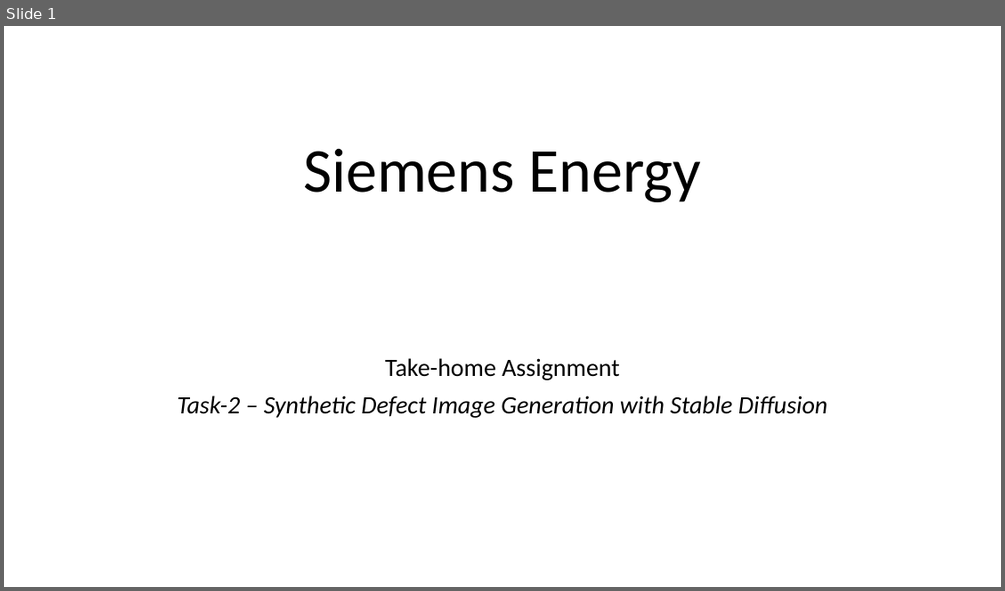
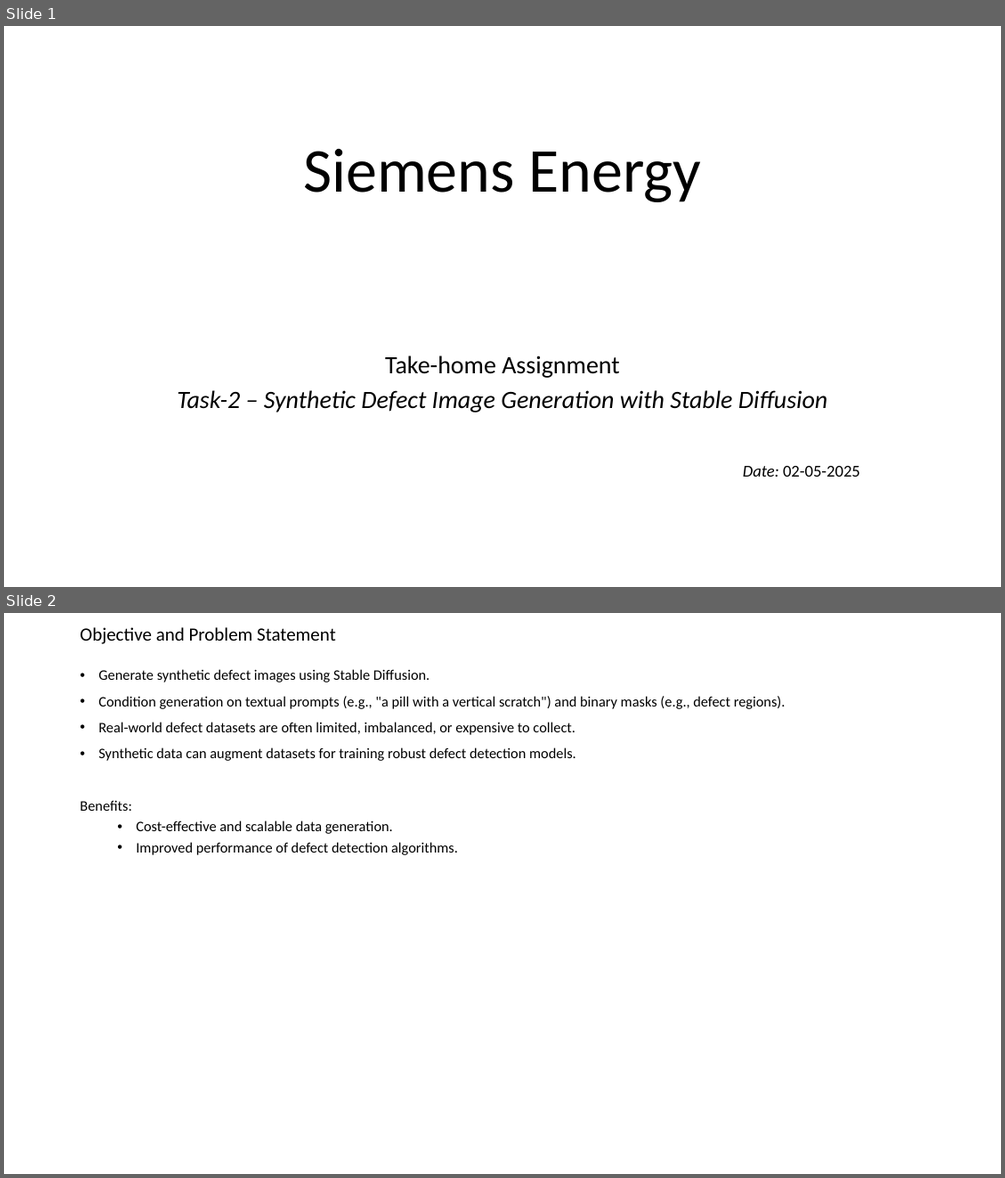
Before and after one commit to agasheaditya/siemens-rag-bot, a slide deck: Siemens Energy.pptx. Shown one above the other, each under a label of ours: slide 1 before the commit, slides 1 and 2 after it. The pictures are 1005x591 and 1005x1178 pixels, drawn with LibreOffice and Linux fonts; fonts in the diff are those of the drawing. Boxes give left, top, right and bottom in pixels: in the first picture for what was removed or moved away, otherwise in the second. Text is boxed around its words. In the diff, an @@ line names an element or a change of style, - is before the commit and + after.

Commit message:
adding initial 3 slides with some sample data

```diff
--- a/Siemens Energy.pptx
+++ b/Siemens Energy.pptx
@@ slide 2 added at [4,613,1001,1174], background #FFFFFF @@
@@ title added at [80,627,336,644], 18 pt, text #000000 @@
+Objective and Problem Statement
@@ text added at [80,669,785,855], 14 pt, text #000000 @@
+• Generate synthetic defect images using Stable Diffusion.
+• Condition generation on textual prompts (e.g., "a pill with a vertical scratch") and binary masks (e.g., defect regions).
+• Real-world defect datasets are often limited, imbalanced, or expensive to collect.
+• Synthetic data can augment datasets for training robust defect detection models.
+Benefits:
+  • Cost-effective and scalable data generation.
+  • Improved performance of defect detection algorithms.
@@ slide 1 changed as well @@
@@ subtitle at [177,355,827,412]: line spacing 0.9 to 0.8 @@
@@ subtitle at [743,466,860,476]: paragraph added @@
+Date: 02-05-2025
```
Also in this commit, not shown: 2 other slides added, 1 slide removed.
